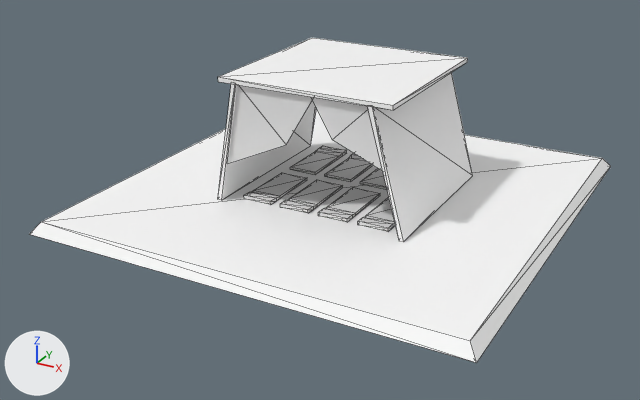
Before and after pictures for a commit that changed the glTF model client/models/buildings/dolmen.glb.
Camera for both pictures: a 50 mm camera at (3.28, -6.44, 3.06) aimed at (-0.09, -0.31, -0.01). Every picture has the same lights, and +X, +Y and +Z are marked at lower left. Mesh edges are drawn as thin lines. Where no turn or scale is listed for an object, it has been applied to the vertices. Vertices at the same position are counted once.
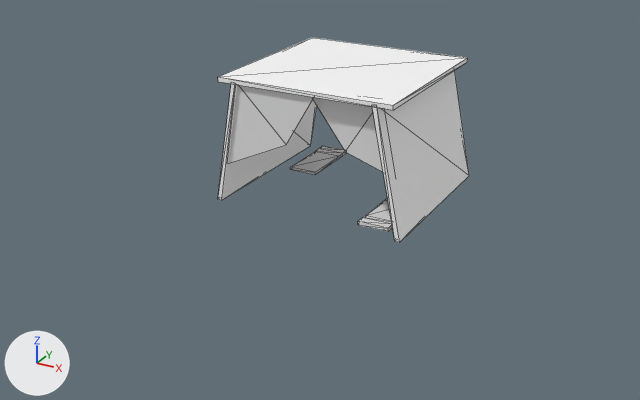
The newer file is also turned or shifted as a whole; pictures and numbers use the older file's frame.

Boxes (x1, y1, x2, y2) around the edits, measured in the pictures (640 x 400 px; the box of a moved part takes in the faces that stretch with it):
'Cube.001', deleted: before (30, 109, 611, 363)
'Cube.002', reshaped: before (218, 38, 473, 242); after (218, 38, 469, 242)
'Cube.003', reshaped: before (244, 173, 395, 232); after (358, 198, 393, 232)
'Cube', reshaped: before (290, 146, 387, 189); after (290, 146, 347, 174)
part 1 of me_cube_004, deleted: before (325, 153, 373, 182)
part 2 of me_cube_004, deleted: before (360, 169, 387, 189)
part 3 of me_cube_002, moved or reshaped: before (368, 72, 473, 242); after (372, 71, 469, 242)
part 4 of me_cube_002, moved or reshaped: before (313, 97, 383, 171); after (313, 97, 383, 172)
part 5 of me_cube_003, deleted: before (318, 188, 380, 222)
part 6 of me_cube_003, deleted: before (280, 180, 343, 213)
part 7 of me_cube_003, deleted: before (244, 173, 307, 205)

The change in detail:
me_cube_004 has 64 vertices, 112 faces and spans x -0.709..0.643, y -3.836..-3.212, z 0.0..0.032.
me_cube_004 is used by ob_cube; location (0.067, 3.955, 0.02).
me_cube_004 part 1: the loose piece of 16 vertices spanning x -0.347..-0.082, y -3.836..-3.212, z 0.0..0.032 is deleted.
me_cube_004 part 2: the loose piece of 16 vertices spanning x 0.015..0.281, y -3.836..-3.212, z 0.0..0.032 is deleted.
me_cube_002 has 32 vertices, 40 faces and spans x -0.83..0.9, y -0.77..0.77, z 0.02..1.1.
me_cube_002 is used by ob_cube_002; location (0.0, 0.0, 0.0).
me_cube_002 part 3: the loose piece of 8 vertices spanning x 0.56..0.9, y -0.77..0.77, z 0.02..1.07 is scaled about its middle by (0.764, 1, 1.02).
Part 4, on me_cube_002:
Vertex 28 of me_cube_002 moves from (0.74, -0.73, 0.53) to (-0.01, -0.66, 1.07).
Vertex 29 of me_cube_002 moves from (0.25, -0.73, 0.73) at pixel (332, 139) to (0.33, -0.66, 0.62) at pixel (345, 151).
Vertex 30 of me_cube_002 moves from (0.59, -0.73, 1.07) to (0.63, -0.66, 1.1) at pixel (382, 98).
Vertex 31 of me_cube_002 moves from (0.05, -0.73, 1.07) to (0.76, -0.66, 0.48) at pixel (395, 179).
me_cube_003 has 64 vertices, 112 faces and spans x -0.643..0.709, y 3.212..3.836, z 0.0..0.032.
me_cube_003 is used by ob_cube_003; location (0.002, -3.868, 0.02).
me_cube_003 part 5: the loose piece of 16 vertices spanning x 0.082..0.347, y 3.212..3.836, z 0.0..0.032 is deleted.
me_cube_003 part 6: the loose piece of 16 vertices spanning x -0.281..-0.015, y 3.212..3.836, z 0.0..0.032 is deleted.
me_cube_003 part 7: the loose piece of 16 vertices spanning x -0.643..-0.377, y 3.212..3.836, z 0.0..0.032 is deleted.
Object 'Cube.001' (ob_cube_001) is deleted.
